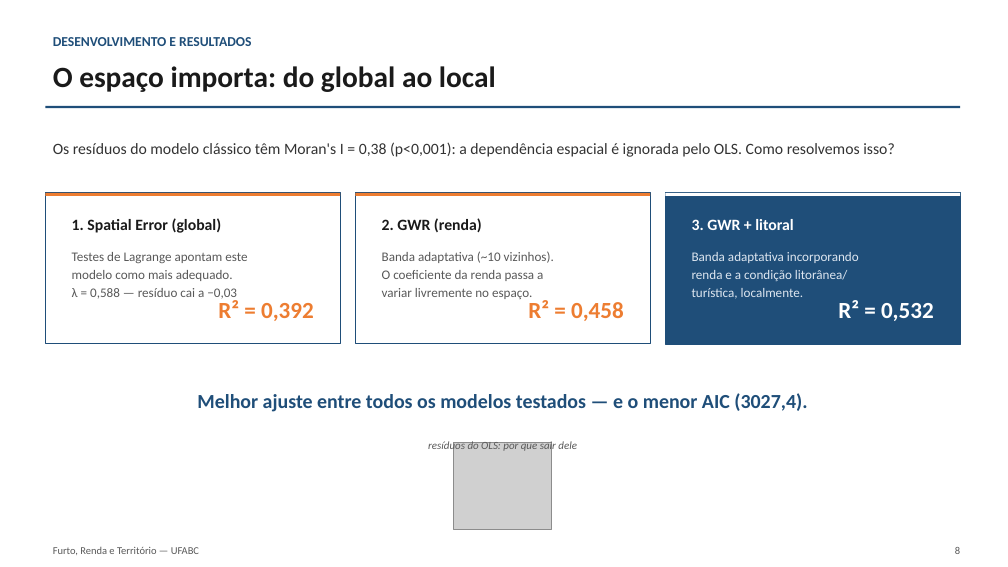
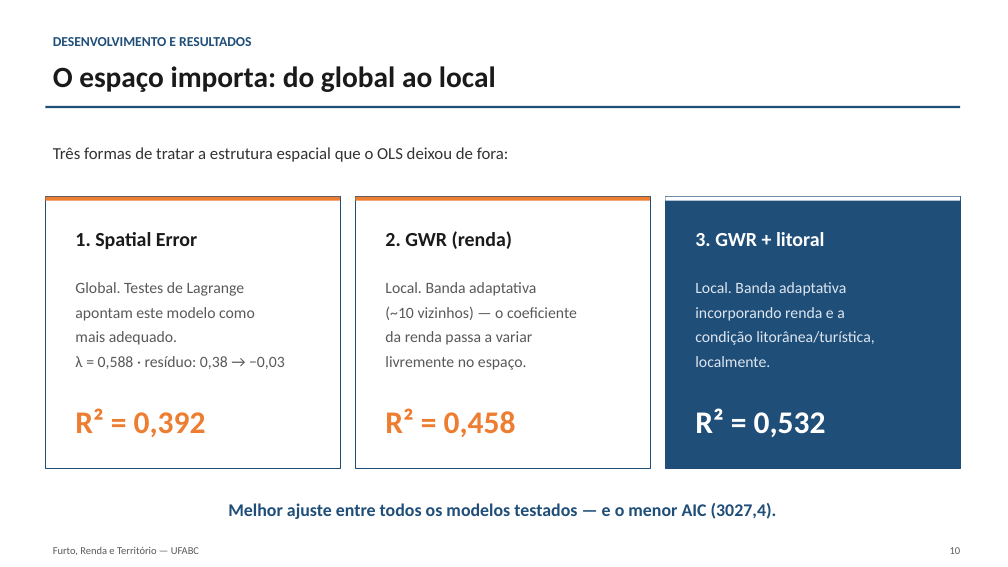
Before and after one commit to euusoujc/territory, a slide deck: slide 10 of slides/apresentacao_final.pptx (slide 8 before the commit). Drawn at 1008x567 pixels with LibreOffice and Linux fonts; fonts in the diff are those of the drawing; grey boxes stand for pictures. Boxes give left, top, right and bottom in pixels: in the first picture for what was removed or moved away, otherwise in the second. Text is boxed around its words. In the diff, an @@ line names an element or a change of style, - is before the commit and + after.

Commit message:
refact: reordena a apresentação (15 slides) e dá espaço aos mapas
Ajustes pedidos após revisão: a ordem inicial estava confusa (hipótese,
dados, mapas e correlação misturados num só bloco). Reestrutura em
blocos claros — Hipótese > Dados e variáveis > Taxas (mapas municipais
dos 3 crimes + outliers por crime) > Correlação (e o motivo de escolher
o furto) > Desenvolvimento > Conclusão.

Também separa "por que sair do OLS" em slide próprio com o mapa de
resíduos em tamanho legível (antes espremido dentro do slide de
comparação de modelos, praticamente ilegível) — o slide de três modelos
agora só tem as caixas, sem imagem, com espaço para respirar.

13 -> 15 slides. docs/guia_apresentacao.md reescrito para a nova ordem.

```diff
--- a/slides/apresentacao_final.pptx
+++ b/slides/apresentacao_final.pptx
@@ text at bbox=[53, 147, 509, 162]: text changed; size 15 to 16 pt @@
-Os resíduos do modelo clássico têm Moran's I = 0,38 (p<0,001): a dependência espacial é ignorada pelo OLS. Como resolvemos isso?
+Três formas de tratar a estrutura espacial que o OLS deixou de fora:
@@ rectangle: place and size @@
-rectangle at bbox=[45, 193, 340, 344]
+rectangle at bbox=[45, 197, 340, 469]
@@ rectangle: place and size @@
-rectangle at bbox=[355, 193, 650, 344]
+rectangle at bbox=[355, 197, 650, 469]
@@ 3 rectangles: place and size @@
-3 rectangles at bbox=[45, 193, 960, 196]
+3 rectangles at bbox=[45, 197, 960, 201]
@@ rectangle: place and size @@
-rectangle at bbox=[665, 193, 960, 344]
+rectangle at bbox=[665, 197, 960, 469]
@@ text at bbox=[75, 232, 197, 249]: text changed; size 15 to 19 pt @@
-1. Spatial Error (global)
+1. Spatial Error
@@ text "2. GWR (renda)": place and size @@
-text "2. GWR (renda)" at bbox=[382, 218, 482, 232]
+text "2. GWR (renda)" at bbox=[385, 231, 512, 249]
@@ text "2. GWR (renda)" at bbox=[385, 231, 512, 249]: size 15 to 19 pt @@
@@ text "3. GWR + litoral" at bbox=[695, 232, 825, 246]: size 15 to 19 pt @@
@@ text "3. GWR + litoral": place and size @@
-text "3. GWR + litoral" at bbox=[692, 219, 793, 230]
+text "3. GWR + litoral" at bbox=[695, 232, 825, 246]
@@ text at bbox=[75, 282, 285, 369]: text changed; size 12.5 to 15 pt @@
-Testes de Lagrange apontam este
-modelo como mais adequado.
-λ = 0,588 — resíduo cai a −0,03
+Global. Testes de Lagrange
+apontam este modelo como
+mais adequado.
+λ = 0,588 · resíduo: 0,38 → −0,03
@@ text at bbox=[385, 282, 577, 370]: text changed; size 12.5 to 15 pt @@
-Banda adaptativa (~10 vizinhos).
-O coeficiente da renda passa a
-variar livremente no espaço.
+Local. Banda adaptativa
+(~10 vizinhos) — o coeficiente
+da renda passa a variar
+livremente no espaço.
@@ text at bbox=[695, 282, 874, 367]: text changed; size 12.5 to 15 pt @@
-Banda adaptativa incorporando
-renda e a condição litorânea/
-turística, localmente.
+Local. Banda adaptativa
+incorporando renda e a
+condição litorânea/turística,
+localmente.
@@ text "R² = 0,392": place and size @@
-text "R² = 0,392" at bbox=[218, 298, 314, 321]
+text "R² = 0,392" at bbox=[75, 408, 206, 437]
@@ text "R² = 0,458": place and size @@
-text "R² = 0,458" at bbox=[528, 300, 624, 321]
+text "R² = 0,458" at bbox=[385, 408, 516, 437]
@@ size 22 to 30 pt; alignment right to left in 3 elements at bbox=[75, 408, 206, 437], bbox=[385, 408, 516, 437], bbox=[695, 408, 826, 437] @@
@@ text "R² = 0,532": place and size @@
-text "R² = 0,532" at bbox=[838, 300, 934, 321]
+text "R² = 0,532" at bbox=[695, 408, 826, 437]
@@ text removed at bbox=[428, 440, 577, 452] @@
-resíduos do OLS: por que sair dele
@@ picture removed at bbox=[454, 442, 551, 529] @@
@@ text "Melhor ajuste entre todos os ...": place and size @@
-text "Melhor ajuste entre todos os ..." at bbox=[197, 393, 807, 412]
+text "Melhor ajuste entre todos os ..." at bbox=[228, 503, 777, 519]
@@ text "Melhor ajuste entre todos os ..." at bbox=[228, 503, 777, 519]: size 19 to 17 pt @@
@@ text at bbox=[950, 547, 961, 554]: text changed @@
-8
+10
```
Also in this commit, not shown: 10 other slides changed, 2 slides added, 3 other files.
